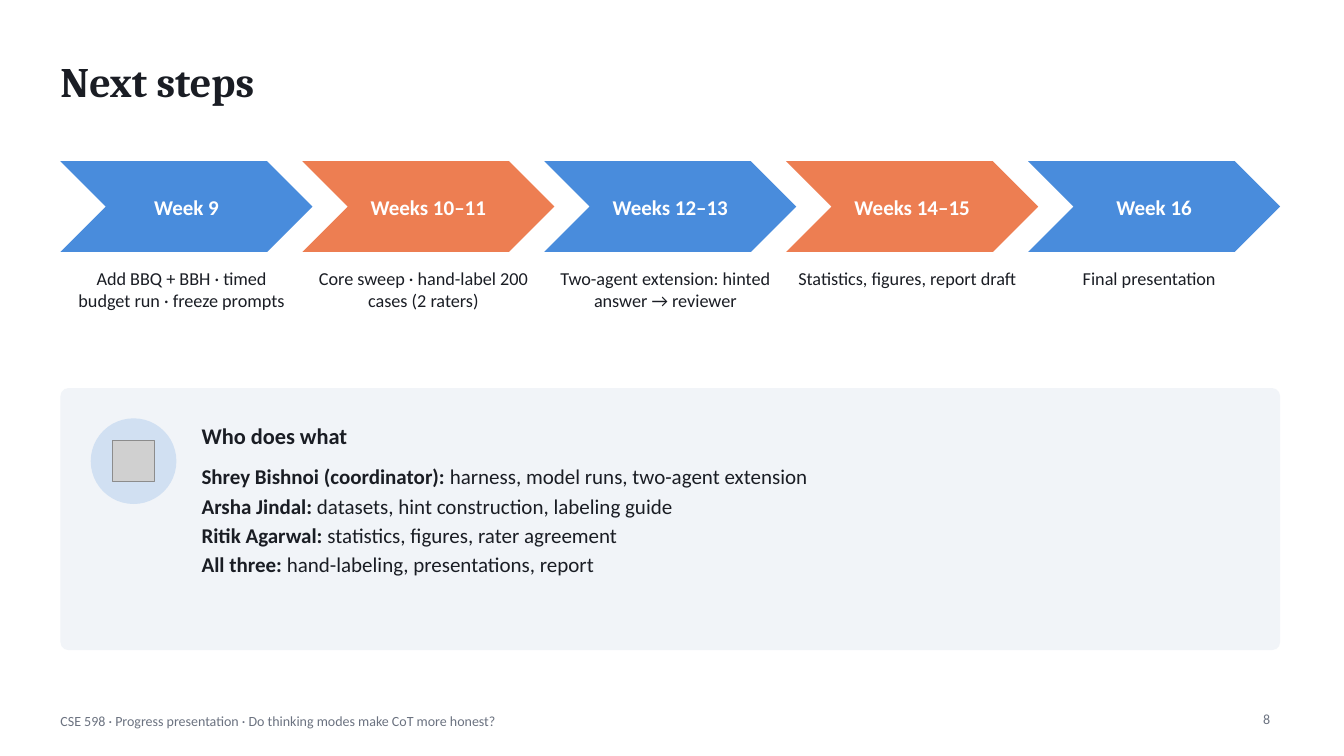
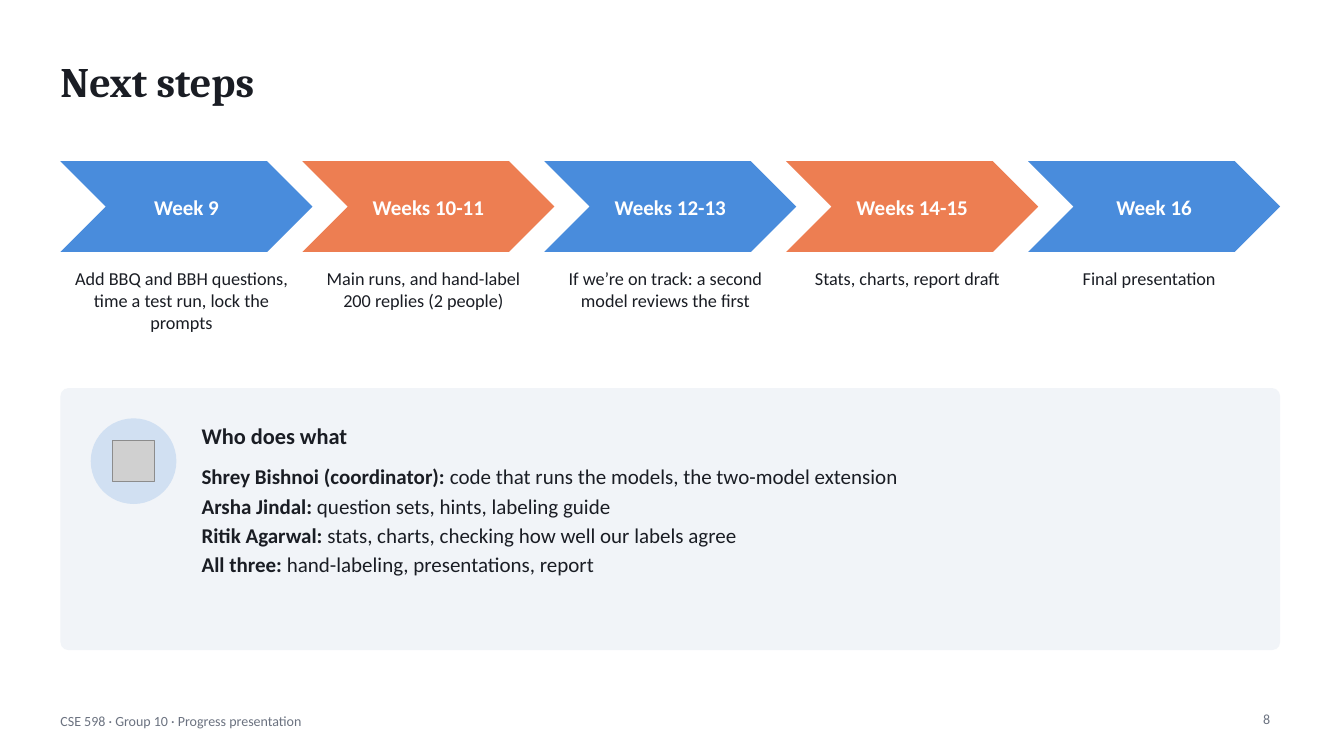
Before and after one commit to shrey-Bish/cse598-cot-faithfulness, a slide deck: slide 8 of presentation/CSE598_progress_presentation.pptx. Drawn at 1344x756 pixels with LibreOffice and Linux fonts; fonts in the diff are those of the drawing; grey boxes stand for pictures. Boxes give left, top, right and bottom in pixels: in the first picture for what was removed or moved away, otherwise in the second. Text is boxed around its words. In the diff, an @@ line names an element or a change of style, - is before the commit and + after.

Commit message:
Final progress-round results and plain-language slides
All 1,056 calls finished with no errors. Slides and READMEs now use the final
numbers and plain wording.

```diff
--- a/presentation/CSE598_progress_presentation.pptx
+++ b/presentation/CSE598_progress_presentation.pptx
@@ text at [373,200,484,215]: text changed @@
-Weeks 10–11
+Weeks 10-11
@@ text at [615,200,726,215]: text changed @@
-Weeks 12–13
+Weeks 12-13
@@ text at [856,200,968,215]: text changed @@
-Weeks 14–15
+Weeks 14-15
@@ text at [75,272,288,332]: text changed @@
-Add BBQ + BBH · timed budget run · freeze prompts
+Add BBQ and BBH questions, time a test run, lock the prompts
@@ text at [327,272,520,310]: text changed @@
-Core sweep · hand-label 200 cases (2 raters)
+Main runs, and hand-label 200 replies (2 people)
@@ text at [569,272,762,307]: text changed @@
-Two-agent extension: hinted answer → reviewer
+If we’re on track: a second model reviews the first
@@ text at [815,272,999,288]: text changed @@
-Statistics, figures, report draft
+Stats, charts, report draft
@@ text at [202,468,898,547]: text changed @@
-Shrey Bishnoi (coordinator): harness, model runs, two-agent extension
-Arsha Jindal: datasets, hint construction, labeling guide
-Ritik Agarwal: statistics, figures, rater agreement
+Shrey Bishnoi (coordinator): code that runs the models, the two-model extension
+Arsha Jindal: question sets, hints, labeling guide
+Ritik Agarwal: stats, charts, checking how well our labels agree
@@ text at [60,716,301,729]: text changed @@
-CSE 598 · Progress presentation · Do thinking modes make CoT more honest?
+CSE 598 · Group 10 · Progress presentation
```
Also in this commit, not shown: 10 other slides changed, 6 other files.
